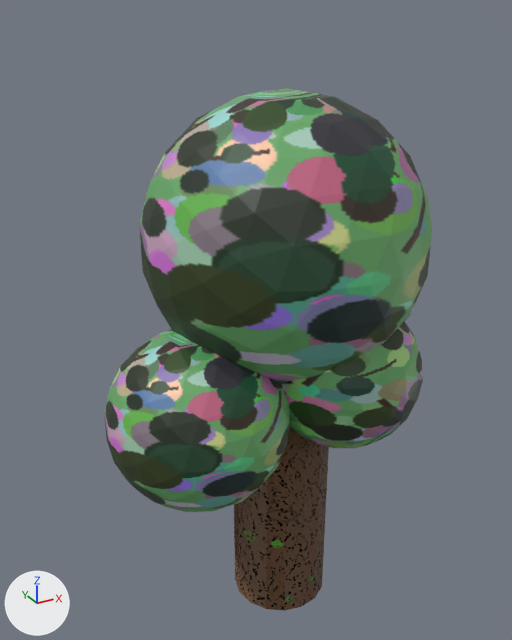
The glTF model assets/models/trees/tree_1.glb: old version first, new version second.
Both versions are drawn from a 50 mm camera at (-1.5, -2.47, 2.74) aimed at (-0.1, 0.07, 1.47). The lights are fixed; the arrows at lower left show +X, +Y and +Z. Where no turn or scale is listed for an object, it has been applied to the vertices. Vertices at the same position are counted once.

Objects in the first picture: 'tree_1_crown0', 'tree_1_crown1', 'tree_1_crown2', 'tree_1_trunk'.
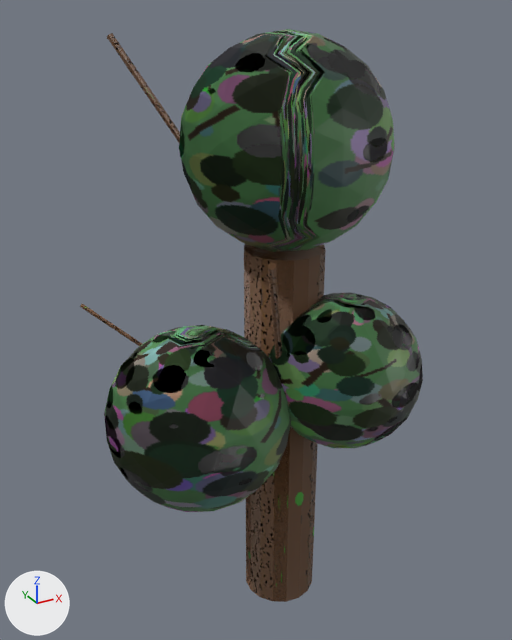
Where the change shows, as pixel boxes [x1, y1, x2, y2] in the pictures (512 x 640 px):
'tree_1_crown0', surface changed, mesh turned: before [139, 89, 432, 383]; after [179, 29, 395, 252]
'tree_1_crown1', surface changed: [104, 325, 291, 512] in both
'tree_1_trunk', reshaped: before [234, 426, 329, 611]; after [244, 244, 326, 602]
'tree_1_crown2', surface changed: [269, 292, 423, 448] in both
'tree_1_branch0', reshaped (not visible before): after [107, 33, 257, 248]

Diff of the bpy script that builds the scene:
```diff
--- a/assets/models/trees/tree_1.glb.py
+++ b/assets/models/trees/tree_1.glb.py
@@ img_tree_1_crown_bump @@
+img_tree_1_crown_bump = load_image('tree_1_crown_bump', '_unpacked/tree_1_crown_bump', 256, 256, 'Non-Color')
@@ mat_mat_tree_1_crown0 @@
 n0 = _N.new('ShaderNodeBsdfPrincipled'); n0.name = 'Principled BSDF'
 n2.image = img_tree_1_crown
+n3 = _N.new('ShaderNodeNormalMap'); n3.name = 'Normal Map'
+n3.uv_map = 'UVMap'
+n4 = _N.new('ShaderNodeTexImage'); n4.name = 'Image Texture.001'
+n4.image = img_tree_1_crown_bump
 _L.new(n0.outputs[0], n1.inputs[0])  # 'BSDF' to 'Surface'
 _L.new(n2.outputs[0], n0.inputs[0])  # 'Color' to 'Base Color'
+_L.new(n3.outputs[0], n0.inputs[5])  # 'Normal' to 'Normal'
+_L.new(n4.outputs[0], n3.inputs[1])  # 'Color' to 'Color'
@@ mat_mat_tree_1_crown1 @@
 n0 = _N.new('ShaderNodeBsdfPrincipled'); n0.name = 'Principled BSDF'
 n2.image = img_tree_1_crown
+n3 = _N.new('ShaderNodeNormalMap'); n3.name = 'Normal Map'
+n3.uv_map = 'UVMap'
+n4 = _N.new('ShaderNodeTexImage'); n4.name = 'Image Texture.001'
+n4.image = img_tree_1_crown_bump
 _L.new(n0.outputs[0], n1.inputs[0])  # 'BSDF' to 'Surface'
 _L.new(n2.outputs[0], n0.inputs[0])  # 'Color' to 'Base Color'
+_L.new(n3.outputs[0], n0.inputs[5])  # 'Normal' to 'Normal'
+_L.new(n4.outputs[0], n3.inputs[1])  # 'Color' to 'Color'
@@ mat_mat_tree_1_crown2 @@
 n0 = _N.new('ShaderNodeBsdfPrincipled'); n0.name = 'Principled BSDF'
 n2.image = img_tree_1_crown
+n3 = _N.new('ShaderNodeNormalMap'); n3.name = 'Normal Map'
+n3.uv_map = 'UVMap'
+n4 = _N.new('ShaderNodeTexImage'); n4.name = 'Image Texture.001'
+n4.image = img_tree_1_crown_bump
 _L.new(n0.outputs[0], n1.inputs[0])  # 'BSDF' to 'Surface'
 _L.new(n2.outputs[0], n0.inputs[0])  # 'Color' to 'Base Color'
+_L.new(n3.outputs[0], n0.inputs[5])  # 'Normal' to 'Normal'
+_L.new(n4.outputs[0], n3.inputs[1])  # 'Color' to 'Color'
@@ me_tree_1_trunk @@
 me_tree_1_trunk.from_pydata(...)  # 34 vertices, 64 faces; spans x -0.232..0.232, y -0.232..0.232, z 0.0..1.238
 # used by ob_tree_1_trunk; location = (0.0, 0.0, 0.0)
+# me_tree_1_trunk part 1: the whole mesh is multiplied about the mesh origin by the matrix ((-0.219, 0.723, 0.0), (-0.723, -0.219, 0.0), (0.0, 0.0, 1.464))
 me_tree_1_trunk.materials.append(mat_mat_tree_1_trunk)
@@ me_tree_1_crown0 @@
 me_tree_1_crown0.from_pydata(...)  # 162 vertices, 320 faces; spans x -0.609..0.609, y -0.609..0.609, z 1.238..2.456
 # used by ob_tree_1_crown0; location = (0.0, 0.0, 0.0)
+# me_tree_1_crown0 part 2: the whole mesh is turned -106.8 degrees about the z axis through its middle and scaled by 0.704, then moved by (0.0, 0.0, 0.394)
 me_tree_1_crown0.materials.append(mat_mat_tree_1_crown0)
@@ me_tree_1_branch0 @@
 # used by ob_tree_1_branch0; location = (0.0, 0.0, 0.0)
-me_tree_1_branch0.from_pydata(...)  # 26 vertices, 48 faces; spans x -0.014..0.392, y -0.015..0.299, z 0.991..1.551
+me_tree_1_branch0.from_pydata(...)  # 26 vertices, 48 faces; spans x -0.603..0.012, y -0.013..0.337, z 1.611..2.657
+# me_tree_1_branch0 part 3: 26 of 26 vertices moved; they spanned x -0.014..0.392, y -0.015..0.299, z 0.991..1.551 and now span x -0.603..0.012, y -0.013..0.337, z 1.611..2.657; mean shift (-0.485, 0.02, 0.863); largest move (0.388, 0.291, 1.529) -> (-0.601, 0.329, 2.642)
 me_tree_1_branch0.materials.append(mat_mat_tree_1_branch0)
```
